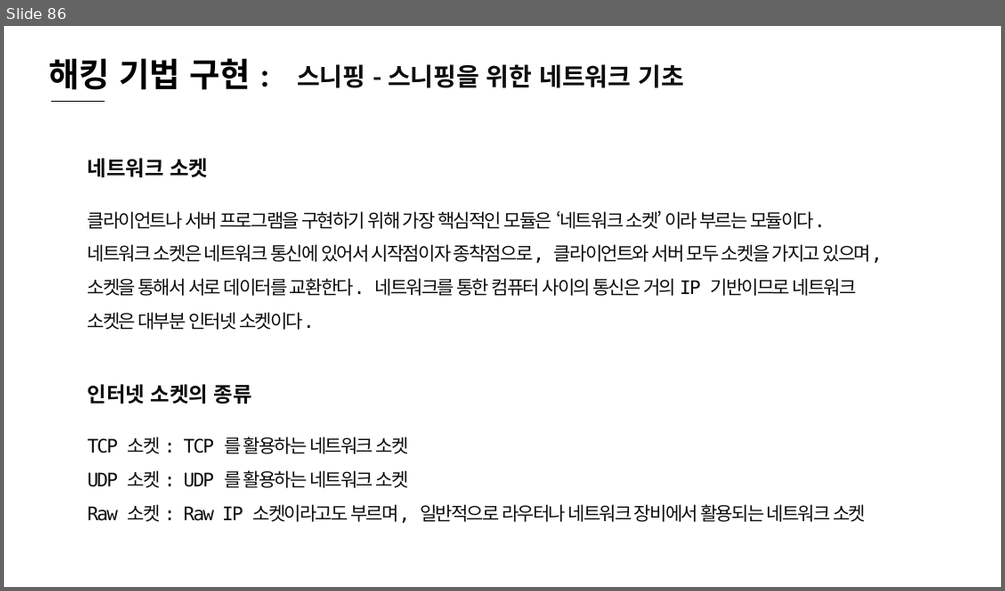
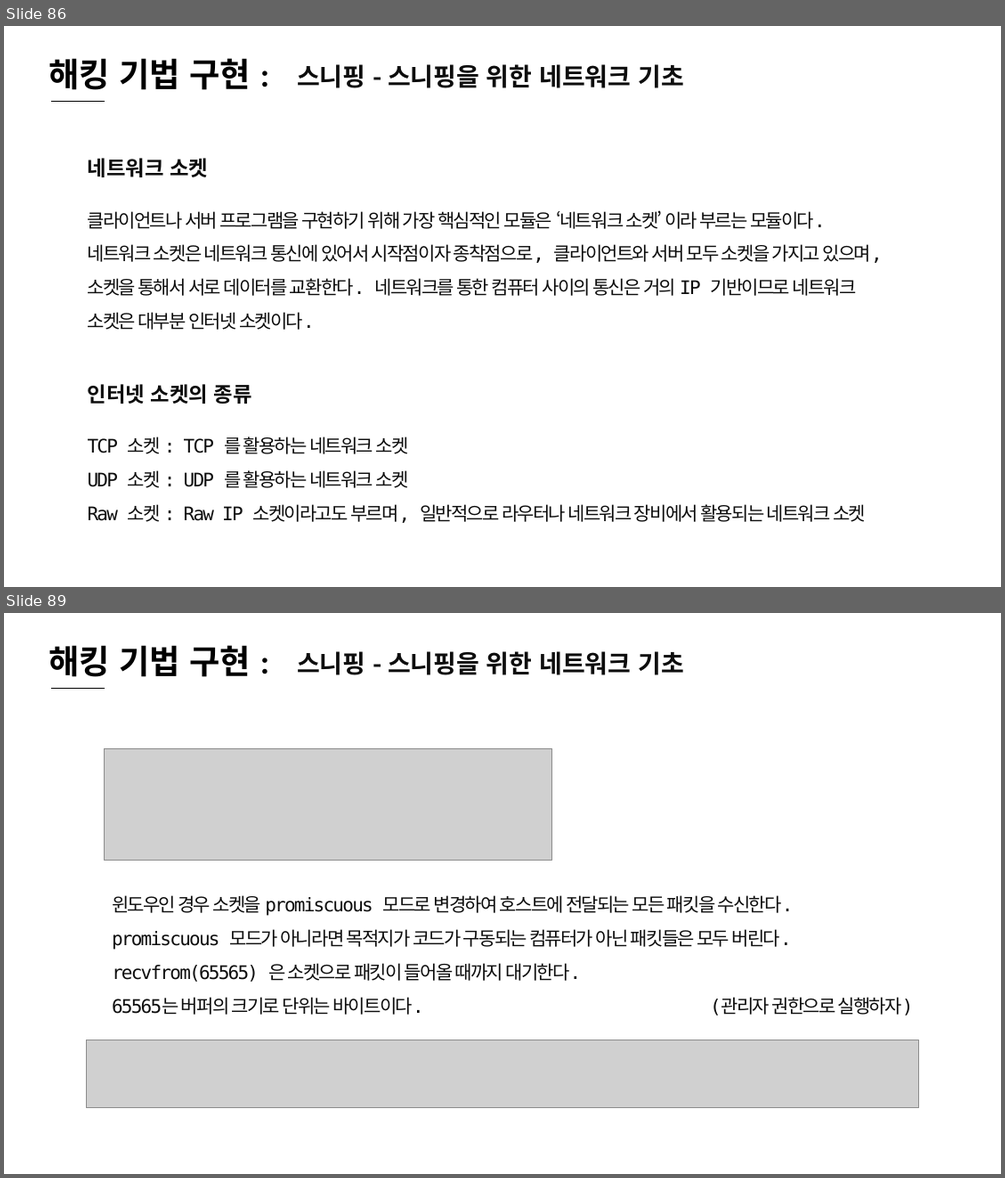
Before and after one commit to sky7th/White-Hat-Python, a slide deck: White Hat Python-1.pptx. Shown one above the other, each under a label of ours: slide 86 before the commit, slides 86 and 89 after it; the slides between them are not shown. The pictures are 1005x591 and 1005x1178 pixels, drawn with LibreOffice and Linux fonts; fonts in the diff are those of the drawing; grey boxes stand for pictures. Boxes give left, top, right and bottom in pixels: in the first picture for what was removed or moved away, otherwise in the second. Text is boxed around its words. In the diff, an @@ line names an element or a change of style, - is before the commit and + after.

```diff
--- a/White Hat Python-1.pptx
+++ b/White Hat Python-1.pptx
@@ slide 89 added at (x1=4, y1=613, x2=1001, y2=1174), background #FFFFFF @@
@@ text added at (x1=48, y1=645, x2=251, y2=677), 32 pt, text #000000, bold @@
+해킹 기법 구현 :
@@ text added at (x1=297, y1=651, x2=684, y2=675), 24 pt, text #0D0D0D, bold @@
+스니핑 - 스니핑을 위한 네트워크 기초
@@ line added from (51, 689) to (105, 689), #000000 0.5 pt @@
@@ picture added at (x1=105, y1=748, x2=552, y2=860) @@
@@ text added at (x1=112, y1=895, x2=914, y2=1015), 18 pt, text #0D0D0D @@
+윈도우인 경우 소켓을 promiscuous 모드로 변경하여 호스트에 전달되는 모든 패킷을 수신한다.
+promiscuous 모드가 아니라면 목적지가 코드가 구동되는 컴퓨터가 아닌 패킷들은 모두 버린다.
+recvfrom(65565) 은 소켓으로 패킷이 들어올 때까지 대기한다.
+65565는 버퍼의 크기로 단위는 바이트이다. (관리자 권한으로 실행하자)
@@ picture added at (x1=86, y1=1040, x2=919, y2=1108) @@
```
Also in this commit, not shown: 3 slides changed, 24 other slides added, 10 other files.
